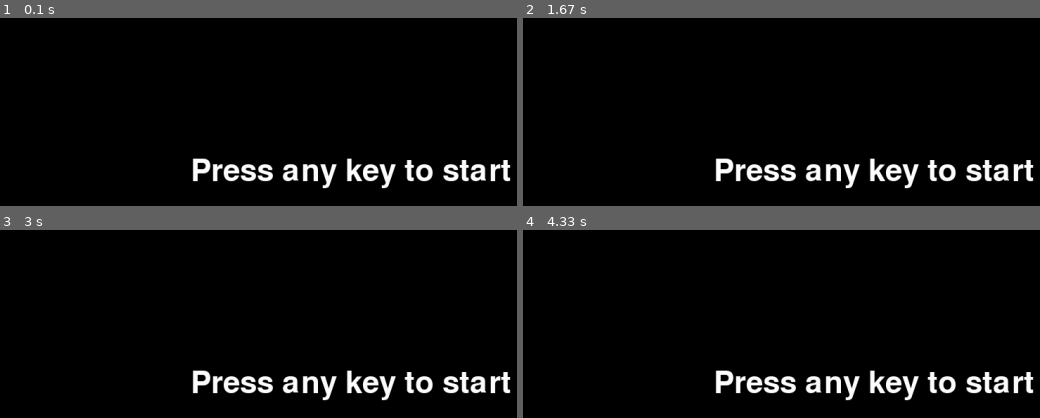
Above: before the commit, frames 1-4 (two rows, left to right).
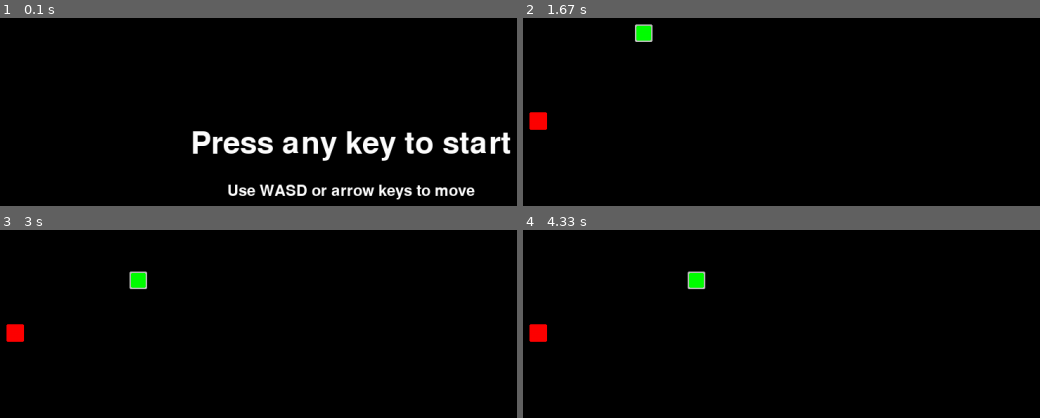
Above: after the commit, the same moments.

Repository: benbxncroft/pygame-snake
Game: pygame game, started from snake/snake.py
The game is run twice, just before and just after one commit, with the same random seed, the same clock (stepped at 60 frames per second) and the same inputs.
Inputs:
- Up to frame 1 (0.1 s): no input
- Up to frame 2 (1.67 s): hold Right 0.33-0.8 s; hold Up 0.83-1.13 s; hold Right 1.17-1.63 s
- Up to frame 3 (3 s): hold Down 2.23-2.53 s; hold Left 2.57-2.97 s
- Up to frame 4 (4.33 s): hold Up 3-3.37 s; hold Right 3.4-4.03 s; hold Down from 4.07 s (still down)

The runs differ from the first frame. In frame 1, 8.9% of the frame differs, in the area x 37-99%, y 60-97%; in frame 2, 4.3%; in frame 3, 4.3%; in frame 4, 4.3%.

Commit message:
built snake start screen

Diff:
--- a/snake/snake.py
+++ b/snake/snake.py
@@ -7,7 +7,7 @@
 clock = pygame.time.Clock()
 
 running = True
-show_start_screen = True
+start_screen = True
 PIXEL_WIDTH = 25
 
 def random_pos(is_player=False):
@@ -42,11 +42,17 @@
 direction = random.choice(list(directions.values()))
 
 def handle_events():
+    global start_screen
     global running
     global food
     # poll for events
     # pygame.QUIT event means the user clicked X to close your window
     for event in pygame.event.get():
+        if event.type == pygame.KEYDOWN:
+            if start_screen:
+                start_screen = False
+                return
+
         if event.type == pygame.QUIT:
             running = False
         elif event.type == MOVE_EVENT:
@@ -64,11 +70,13 @@
                 snake_trail.pop()
             else:
                 food_pos = random_pos()
-                food = food = pygame.Rect(food_pos.x, food_pos.y, PIXEL_WIDTH, PIXEL_WIDTH)
+                food = food = pygame.Rect(food_pos.x, food_pos.y, PIXEL_WIDTH,
+                                          PIXEL_WIDTH)
 
 def handle_keys():
     global direction
     keys = pygame.key.get_pressed()
+
     if keys[pygame.K_w] or keys[pygame.K_UP]:
         if (direction != directions["down"]):
             direction = directions["up"]
@@ -84,7 +92,8 @@
 
 def draw_snake_chunk(chunk):
     pygame.draw.rect(screen, "grey", chunk, 0, 2)
-    pygame.draw.rect(screen, "green", (chunk.left + 2, chunk.top + 2, chunk.width - 4, chunk.width - 4), 0, 2)
+    pygame.draw.rect(screen, "green", (chunk.left + 2, chunk.top + 2,
+                                       chunk.width - 4, chunk.width - 4), 0, 2)
 
 def draw_start_screen():
     start_screen = pygame.Surface(screen.get_size())
@@ -92,27 +101,52 @@
     start_screen.fill('black')
 
     if pygame.font:
-        font = pygame.font.Font(None, 64)
-        text = font.render('Press any key to start', True, 'white')
-        text_pos = text.get_rect(centerx=start_screen.get_width() / 2, centery=start_screen.get_height() / 2)
-        start_screen.blit(text, text_pos)
+        primary_font = pygame.font.Font(None, 64)
+        text_lines = []
+        text_lines.append({
+            'text': primary_font.render(
+                'Press any key to start', True, 'white'
+            ),
+            'height': (start_screen.get_height() / 2)
+                - (primary_font.get_linesize() / 2)
+                - 15
+        })
+        secondary_font = pygame.font.Font(None, 32)
+        text_lines.append({
+            'text': secondary_font.render(
+                'Use WASD or arrow keys to move', True, 'white'
+            ),
+            'height': (start_screen.get_height() / 2)
+                + (secondary_font.get_linesize() / 2)
+                + 15
+        })
+
+        for line in text_lines:
+            text_pos = line['text'].get_rect(centerx=start_screen.get_width() / 2,
+                                        centery=line['height'])
+            start_screen.blit(line['text'], text_pos)
 
     screen.blit(start_screen, (0, 0))
 
+def in_bounds():
+    screen_rect = pygame.Rect(0, 0, screen.get_width(), screen.get_height())
+    return screen_rect.collidepoint(snake_head.left + (PIXEL_WIDTH / 2),
+                                    snake_head.top + (PIXEL_WIDTH / 2))
+
 while running:
     clock.tick(60)  # limits FPS to 60
-
-    in_bounds = pygame.Rect(0, 0, screen.get_width(), screen.get_height()).collidepoint(snake_head.left + (PIXEL_WIDTH / 2), snake_head.top + (PIXEL_WIDTH / 2))
 
     for chunk in snake_trail:
         if pygame.Rect.colliderect(snake_head, chunk):
             running = False
 
-    if show_start_screen:
+    handle_events()
+
+    if start_screen:
         draw_start_screen()
         pygame.display.flip()
-    elif in_bounds:
-        handle_events()
+
+    elif in_bounds():
         handle_keys()
 
         # fill the screen with a color to wipe away anything from last frame
